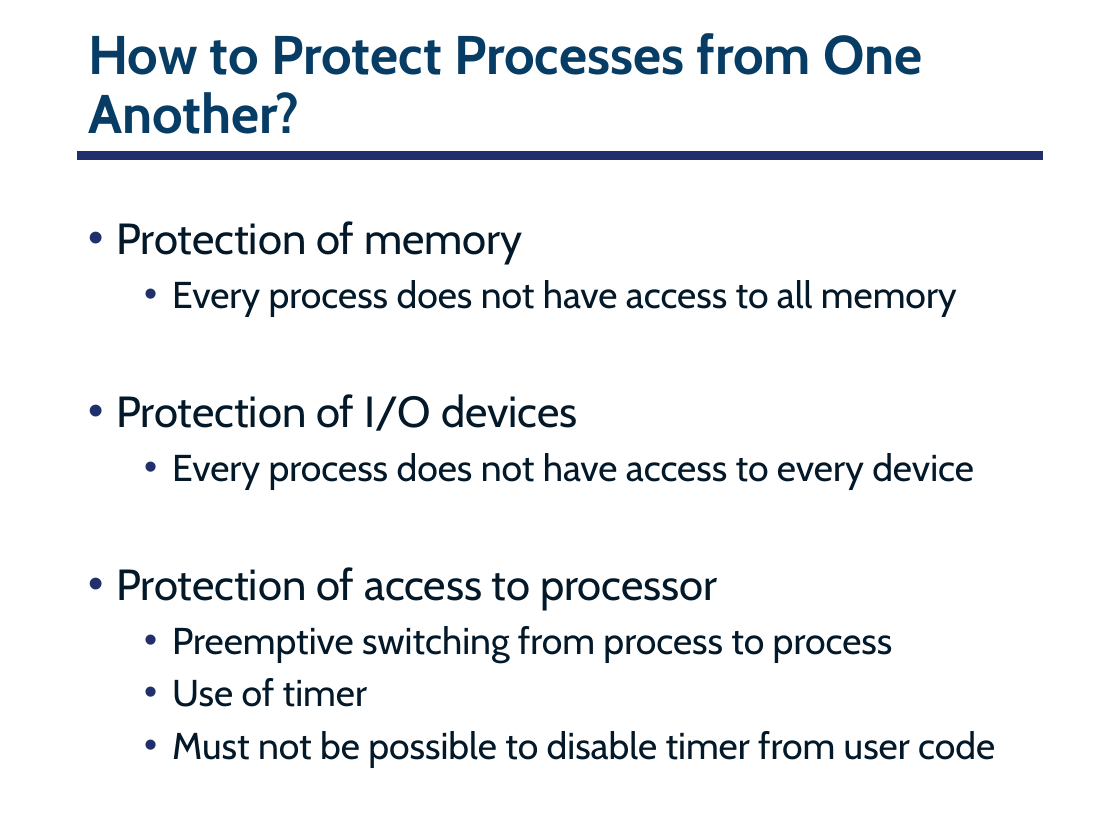
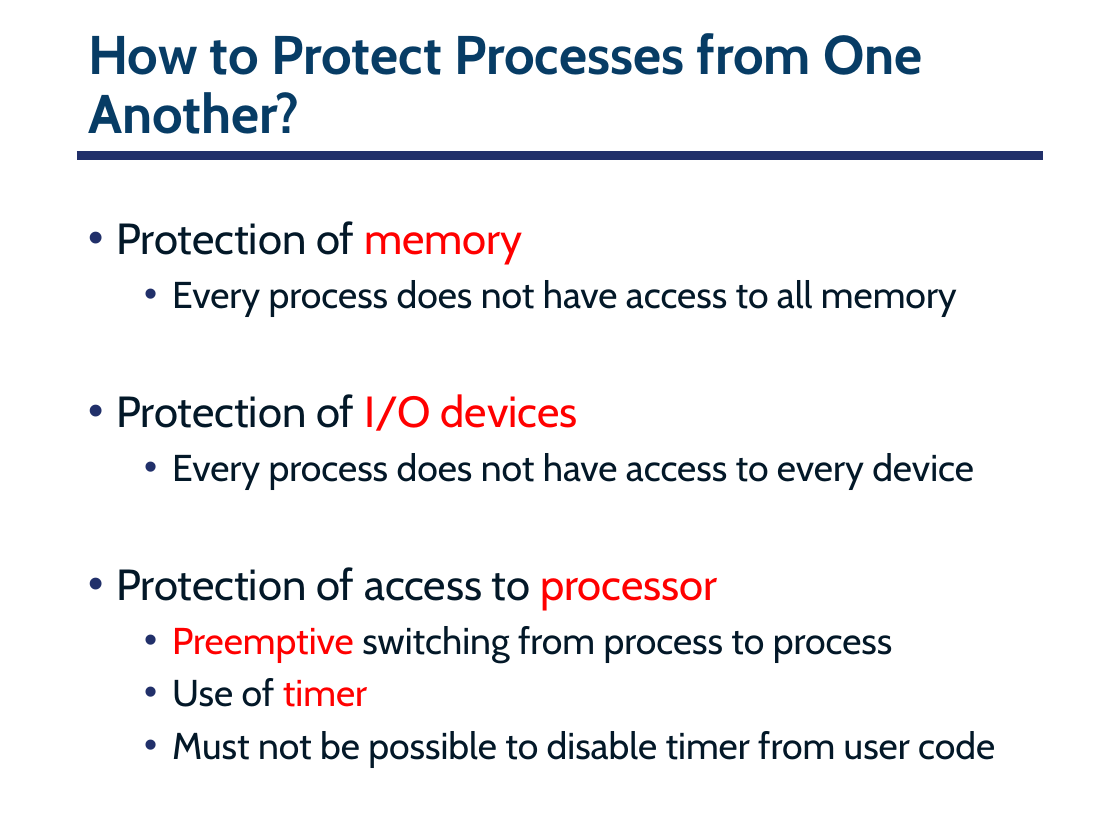
Before and after one commit to smajidzahedi/ECE350, a slide deck: slide 42 of 02-concepts.pptx (slide 43 before the commit). Drawn at 1120x840 pixels with LibreOffice and Linux fonts; fonts in the diff are those of the drawing. Boxes give left, top, right and bottom in pixels: in the first picture for what was removed or moved away, otherwise in the second. Text is boxed around its words. In the diff, an @@ line names an element or a change of style, - is before the commit and + after.

```diff
--- a/02-concepts.pptx
+++ b/02-concepts.pptx
@@ text at <box>116,221,893,707</box>: text colour #031828 to #FF0000 in "memory", "I/O devices", "processor", "Preemptive" and 1 more places @@
```
Also in this commit, not shown: 7 other slides changed, 1 slide removed, 4 other files.
